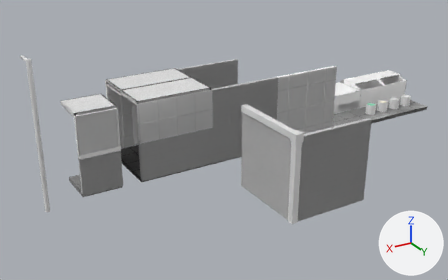
Renders of the Blender file BlenderImports/environment_models.blend from each side of a commit.
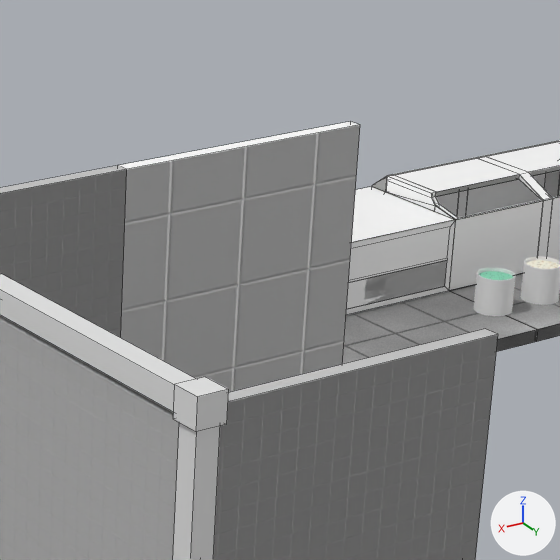
There are two pictures of each version: one whole from a camera (50 mm lens) standing at (8.59, 28.53, 13.89) and looking at (-8.18, 0.58, -0.08), one close up on the part from 55% to 86% of the width and 13% to 63% of the height. Every picture has the same lights, and +X, +Y and +Z are marked at lower right. The close-ups show mesh edges as thin lines.

Objects in the first close-up: 'Counter', 'CubeSide', 'FullFloor.004', 'FullFloor.005', 'HorizontalSide', 'IceCreamFreezer', 'MintChipIceCreamBucket', 'VerticalSide', 'Wall1', 'Wall1.001', 'Wall1.002', 'Wall2'.
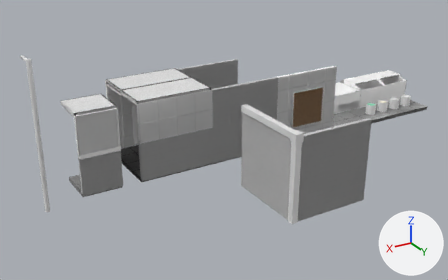
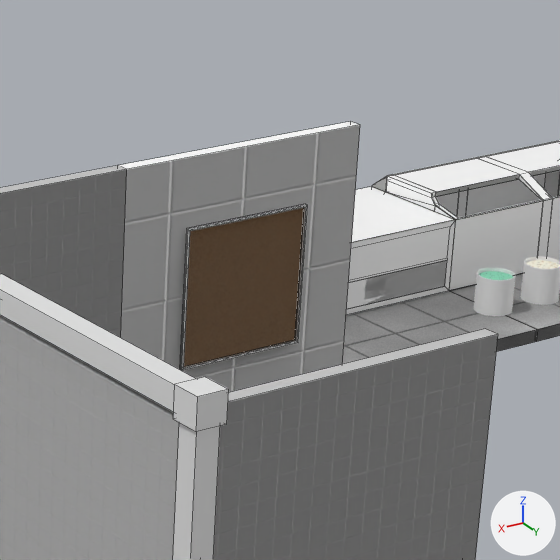
Changed parts and their boxes [x1, y1, x2, y2] in the close-ups (560 x 560 px):
'BulletinBoard', added (brown)
    after: [184, 208, 304, 367]
'Board', added
    after: [180, 204, 308, 370]

The change in detail:
Picture 'bulletin_board_albedo.png' (img_bulletin_board_albedo_png) is new.
Picture 'bulletin_board_normal.png' (img_bulletin_board_normal_png) is new.
Material 'BulletinBoardMat' (mat_bulletinboardmat) is new.
Uses the picture img_bulletin_board_albedo_png.
Uses the picture img_bulletin_board_normal_png.
Mesh me_plane_001 is new.
It has 4 vertices, 1 face and spans x -1.0..1.0, y -1.0..1.0, z 0.0.
It uses material mat_bulletinboardmat (its picture is missing).
Mesh me_plane is new.
It has 24 vertices, 21 faces and spans x -1.03..1.03, y -1.03..1.03, z -0.03..0.01.
Object 'BulletinBoard' (ob_bulletinboard) is new; it shows me_plane_001.
Its parent is ob_board.
Its matrix parent inverse is Matrix(((1.0, 0.0, 0.0, 12.0), (0.0, 0.0, 1.0, -2.0), (0.0, -1.0, 0.0, 3.2), (0.0, 0.0, 0.0, 1.0))).
Its location is (-12.0, 3.2, 2.0).
Its rotation in degrees is (90, 0, 0).
Object 'Board' (ob_board) is new; it shows me_plane.
Its location is (-12.0, 3.2, 2.0).
Its rotation in degrees is (90, 0, 0).
